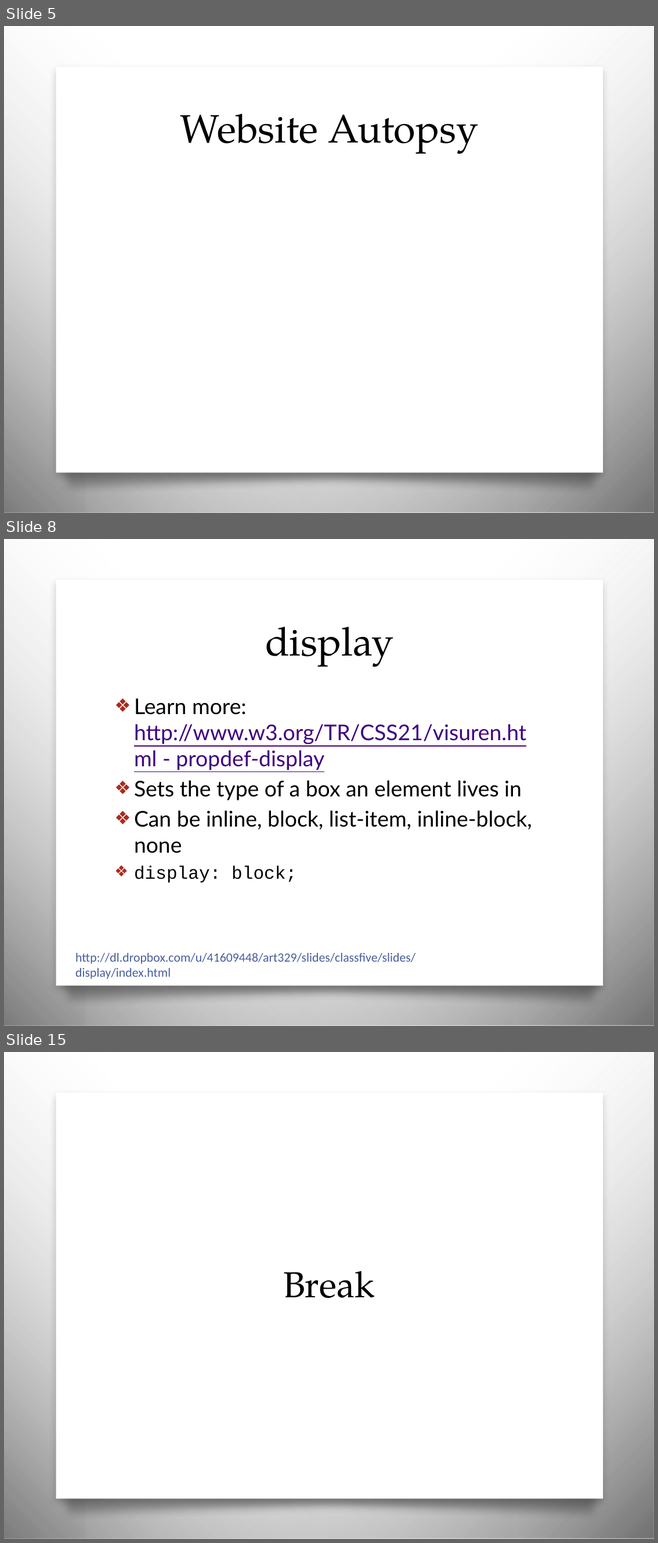
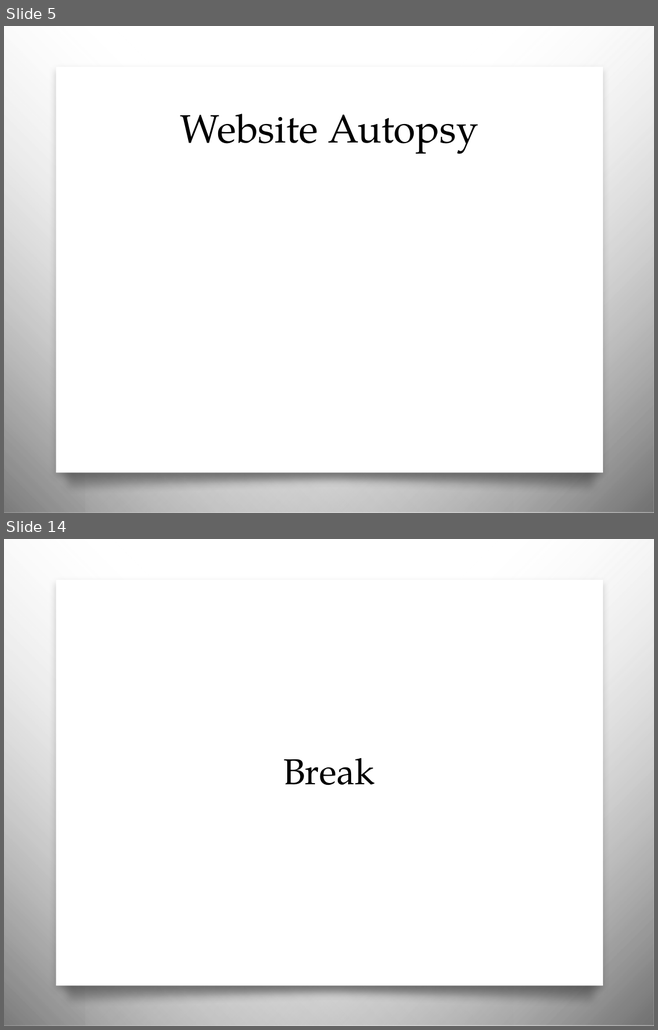
Before and after one commit to awayken/USF-ART329, a slide deck: slides/classsix/slides.pptx. Shown one above the other, each under a label of ours: slides 5, 8 and 15 before the commit, slides 5 and 14 after it; the slides between them are not shown. The pictures are 658x1543 and 658x1030 pixels, drawn with LibreOffice and Linux fonts; fonts in the diff are those of the drawing; background and template pictures are left out. Boxes give left, top, right and bottom in pixels: in the first picture for what was removed or moved away, otherwise in the second. Text is boxed around its words. In the diff, an @@ line names an element or a change of style, - is before the commit and + after.

Commit message:
Class six

```diff
--- a/slides/classsix/slides.pptx
+++ b/slides/classsix/slides.pptx
@@ slide 8 removed at (x1=4, y1=539, x2=654, y2=1026), background picture (left out); not listed: 4 template elements that a slide beside it also shows @@
@@ title removed at (x1=265, y1=627, x2=393, y2=667) @@
-display
@@ text removed at (x1=134, y1=699, x2=532, y2=883) @@
-❖ Learn more: http://www.w3.org/TR/CSS21/visuren.html - propdef-display
-❖ Sets the type of a box an element lives in
-❖ Can be inline, block, list-item, inline-block, none
-❖ display: block;
@@ text removed at (x1=75, y1=953, x2=415, y2=979) @@
-http://dl.dropbox.com/u/41609448/art329/slides/classfive/slides/display/index.html
@@ what was slide 15 is now slide 14 @@
```
Also in this commit, not shown: 5 slides changed, 10 slides added, 24 other slides removed, 3 other files.
